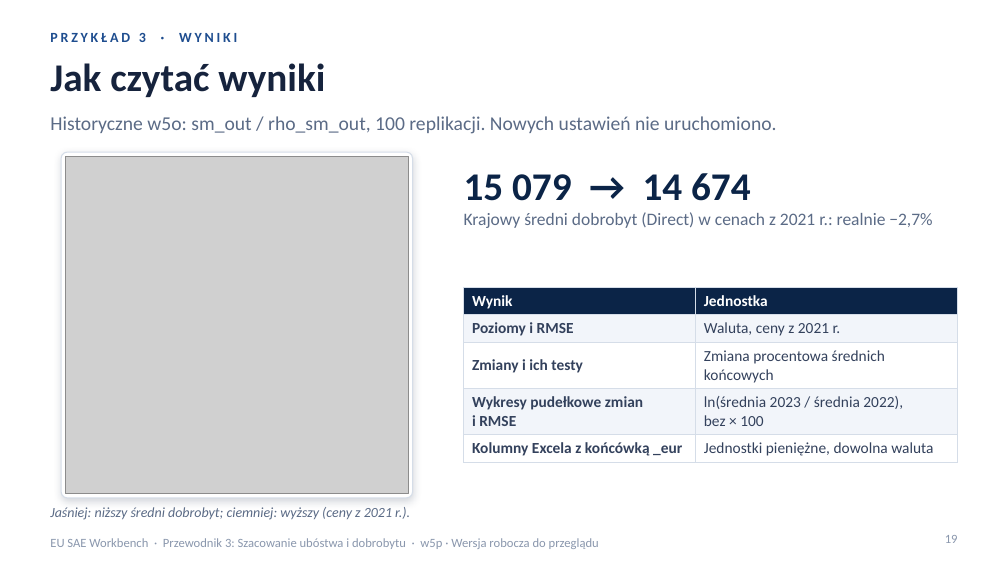
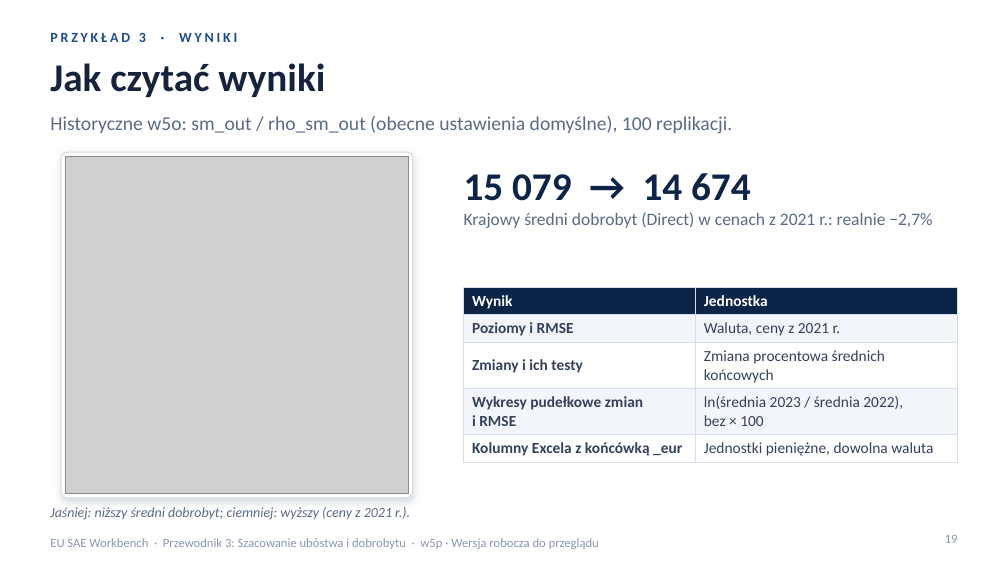
Before and after one commit to Noboyoshida227/eu-sae-application, a slide deck: slide 19 of docs/instructions/Polish/EU_SAE_Workbench_Guide_3_Estimating_Poverty_and_Welfare_PL.pptx. Drawn at 1008x567 pixels with LibreOffice and Linux fonts; fonts in the diff are those of the drawing; grey boxes stand for pictures. Boxes give left, top, right and bottom in pixels: in the first picture for what was removed or moved away, otherwise in the second. Text is boxed around its words. In the diff, an @@ line names an element or a change of style, - is before the commit and + after.

```diff
--- a/docs/instructions/Polish/EU_SAE_Workbench_Guide_3_Estimating_Poverty_and_Welfare_PL.pptx
+++ b/docs/instructions/Polish/EU_SAE_Workbench_Guide_3_Estimating_Poverty_and_Welfare_PL.pptx
@@ text at [50,116,732,134]: text changed @@
-Historyczne w5o: sm_out / rho_sm_out, 100 replikacji. Nowych ustawień nie uruchomiono.
+Historyczne w5o: sm_out / rho_sm_out (obecne ustawienia domyślne), 100 replikacji.
```
Also in this commit, not shown: 3 other slides changed, 32 other files.
